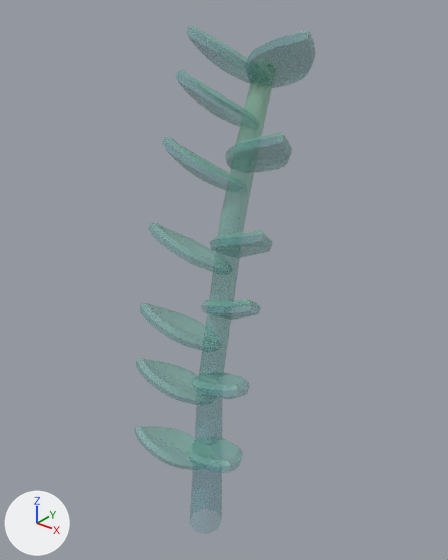
One commit to the FBX model Assets/Models/Tiny Treats plants/zzplant_leaf_large_C.fbx: the scene before it, then after it.
Rendered twice from a 50 mm lens placed at (1.73, -1.99, 2.71), pointed at (-0.04, 0.22, 1.34). The lights are fixed; the arrows at lower left show +X, +Y and +Z. Objects named as collision shapes, trigger or cutter boxes, shadow casters or lower levels of detail are left out. Where no turn or scale is listed for an object, it has been applied to the vertices.

Objects in the first picture: 'zzplant_leaf_large_C'.
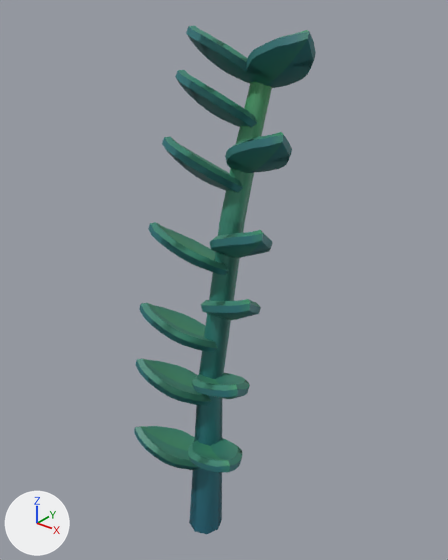
Location of each change, [x1, y1, x2, y2] in pixels of the pictures (448 x 560 px):
'zzplant_leaf_large_C', surface changed
    both: [134, 27, 316, 534]
'zzplant_leaf_large_C_LOD1', added (cyan)
    after: [135, 26, 316, 534]

Edits to the bpy script that builds the scene:
```text
Change img_tiny_treats_texture_1_png:
    img_tiny_treats_texture_1_png: load_image('tiny_treats_texture_1.png', 'tiny_treats_texture_1.png', 1024, 1024, 'Non-Color') -> load_image('tiny_treats_texture_1.png', 'tiny_treats_texture_1.png', 1024, 1024, 'sRGB')
Change mat_tiny_treats_1:
    remove n3 = _N.new('ShaderNodeTexImage'); n3.name = 'Image Texture.001'
    remove n3.image = img_tiny_treats_texture_1_png
    where n0 = _N.new('ShaderNodeBsdfPrincipled'); n0.name = 'Principled BSDF'
    remove _L.new(n3.outputs[0], n0.inputs[4])  # 'Color' to 'Alpha'
    where n2 = _N.new('ShaderNodeTexImage'); n2.name = 'Image Texture'
    add _L.new(n2.outputs[1], n0.inputs[4])  # 'Alpha' to 'Alpha'
Add me_zzplant_leaf_large_c_001:
    me_zzplant_leaf_large_c_001.from_pydata(...)  # 961 vertices, 1093 faces; spans x -0.34..0.33, y -0.22..0.53, z -0.11..2.52
    me_zzplant_leaf_large_c_001.materials.append(mat_tiny_treats_1)  # picture img_tiny_treats_texture_1_png
Add ob_zzplant_leaf_large_c_lod1:
    ob_zzplant_leaf_large_c_lod1 = bpy.data.objects.new('zzplant_leaf_large_C_LOD1', me_zzplant_leaf_large_c_001)
    ob_zzplant_leaf_large_c_lod1.location = (0.0, 0.0, 0.0)
```
